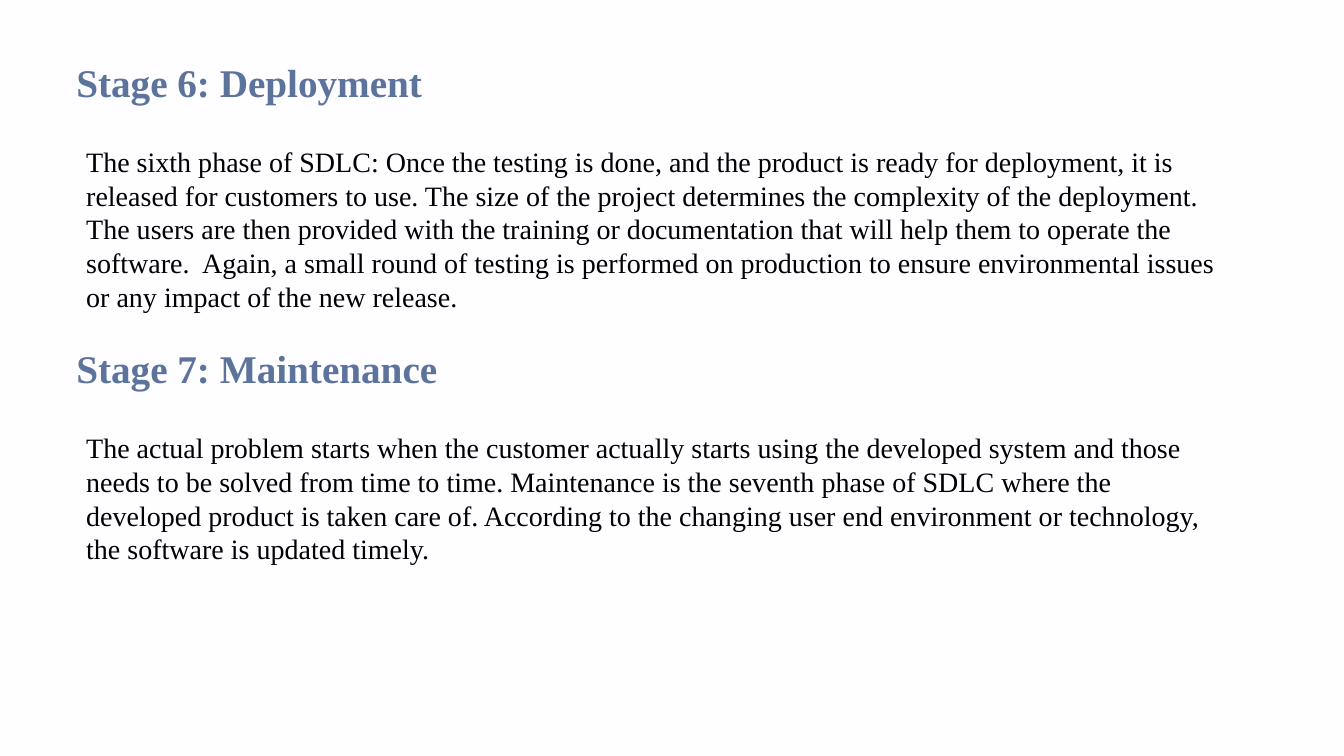
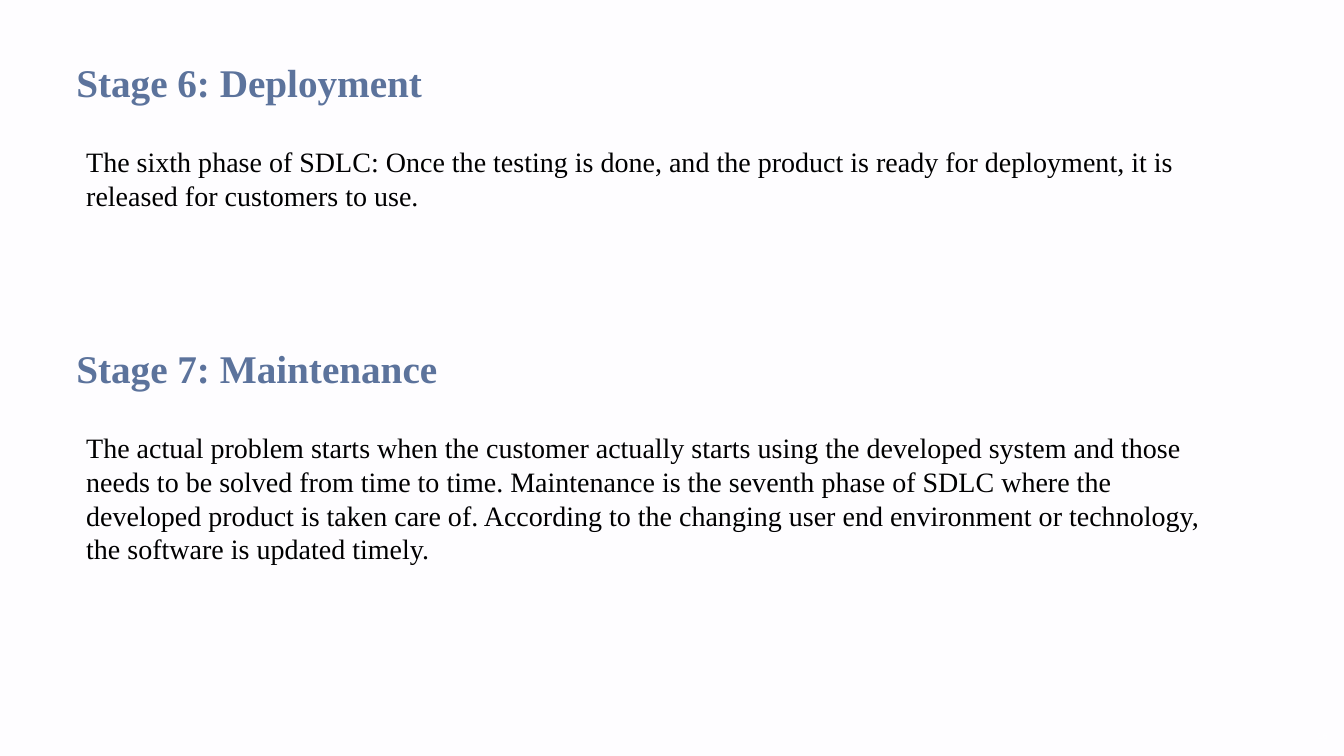
Before and after one commit to renujindal89/software-module1-2, a slide deck: slide 16 of software module 1,2.pptx (slide 18 before the commit). Drawn at 1344x756 pixels with LibreOffice and Linux fonts; fonts in the diff are those of the drawing; background and template pictures are left out. Boxes give left, top, right and bottom in pixels: in the first picture for what was removed or moved away, otherwise in the second. Text is boxed around its words. In the diff, an @@ line names an element or a change of style, - is before the commit and + after.

```diff
--- a/software module 1,2.pptx
+++ b/software module 1,2.pptx
@@ text at [86,152,1173,207]: text changed @@
-The sixth phase of SDLC: Once the testing is done, and the product is ready for deployment, it is released for customers to use. The size of the project determines the complexity of the deployment.
-The users are then provided with the training or documentation that will help them to operate the software. Again, a small round of testing is performed on production to ensure environmental issues or any impact of the new release.
+The sixth phase of SDLC: Once the testing is done, and the product is ready for deployment, it is released for customers to use.
```
Also in this commit, not shown: 6 other slides changed, 12 slides removed.
